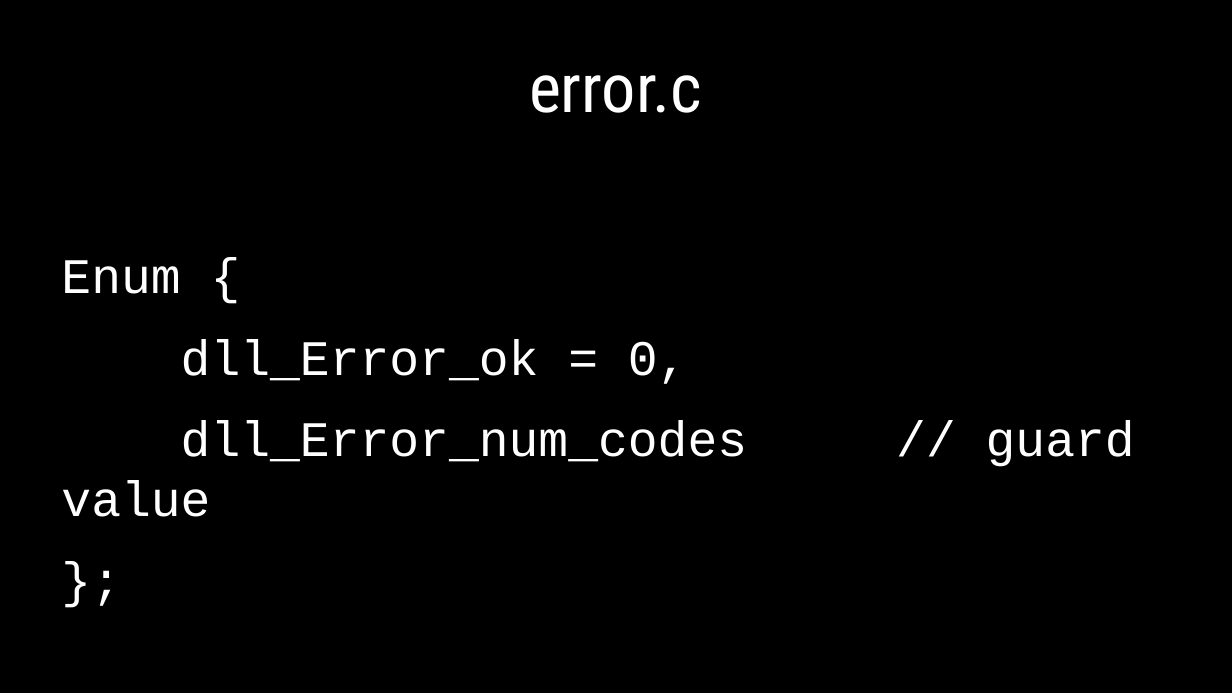
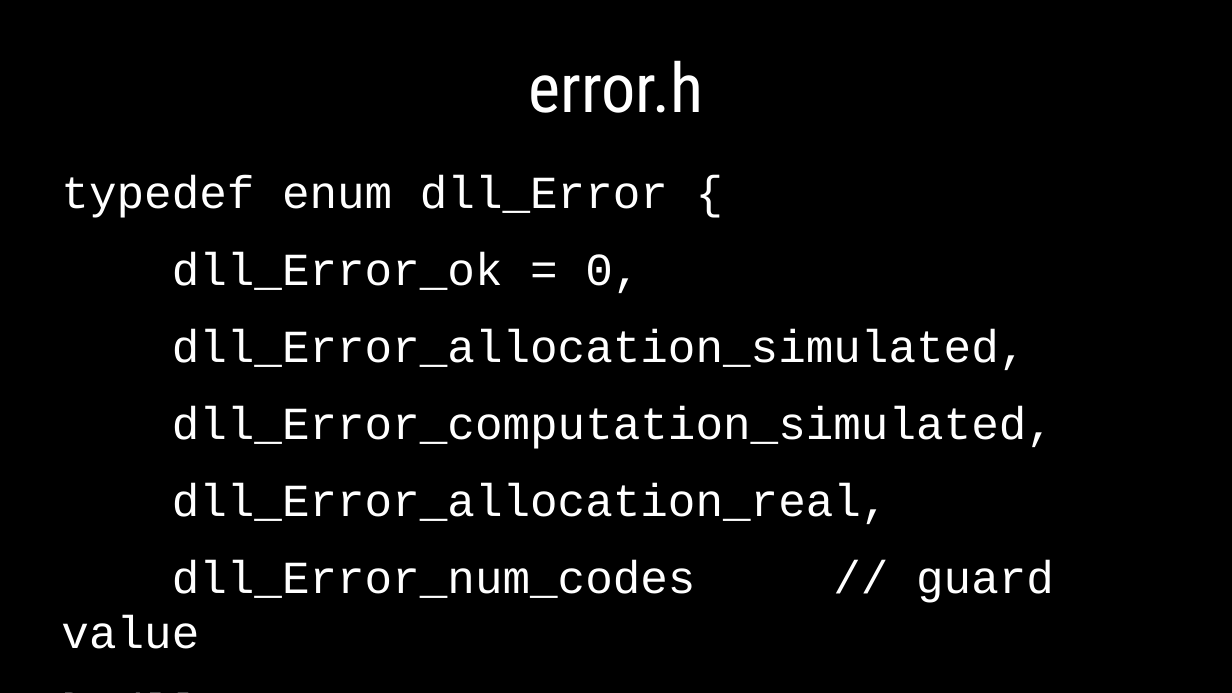
Before and after one commit to dllaurence/youngmanandc, a slide deck: slide 61 of 2020-youngmanandthec-scale.odp (slide 60 before the commit). Drawn at 1232x693 pixels with LibreOffice and Linux fonts; fonts in the diff are those of the drawing. Boxes give left, top, right and bottom in pixels: in the first picture for what was removed or moved away, otherwise in the second. Text is boxed around its words. In the diff, an @@ line names an element or a change of style, - is before the commit and + after.

```diff
--- a/2020-youngmanandthec-scale.odp
+++ b/2020-youngmanandthec-scale.odp
@@ title at [528, 60, 703, 113]: text changed @@
-error.c
+error.h
@@ text at [61, 175, 668, 218]: text changed; size 32 to 29.6 pt @@
-Enum {
+typedef enum dll_Error {
@@ text at [61, 175, 1054, 603]: text changed; size 32 to 29.6 pt @@
-};
+} dll_Error;
@@ text at [172, 252, 1054, 603]: size 32 to 29.6 pt in "dll_Error_ok = 0,", "dll_Error_num_codes // guard value" @@
@@ text at [172, 329, 1054, 524]: paragraphs added @@
+dll_Error_allocation_simulated,
+dll_Error_computation_simulated,
+dll_Error_allocation_real,
```
Also in this commit, not shown: 10 other slides changed, 9 slides added, 5 slides removed.
